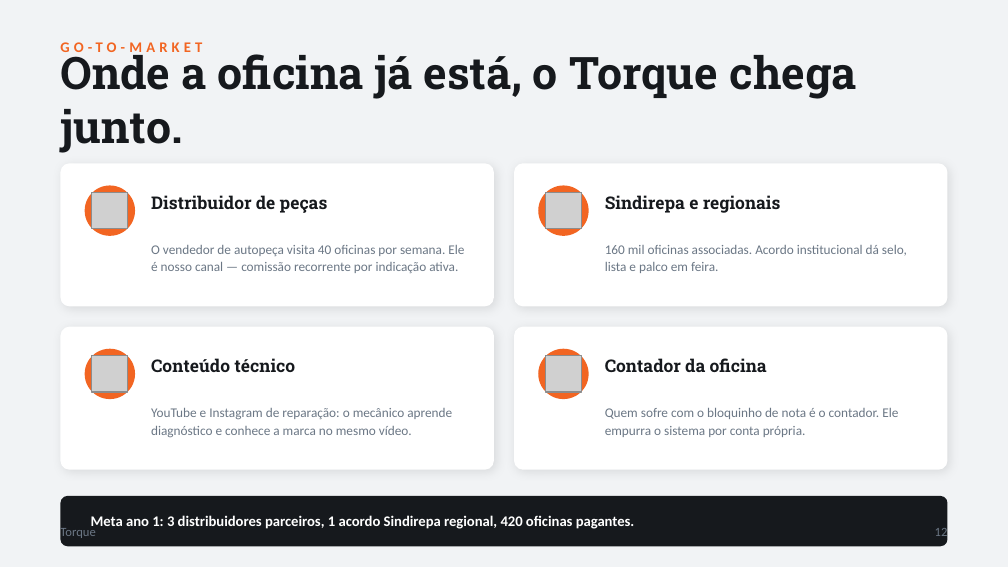
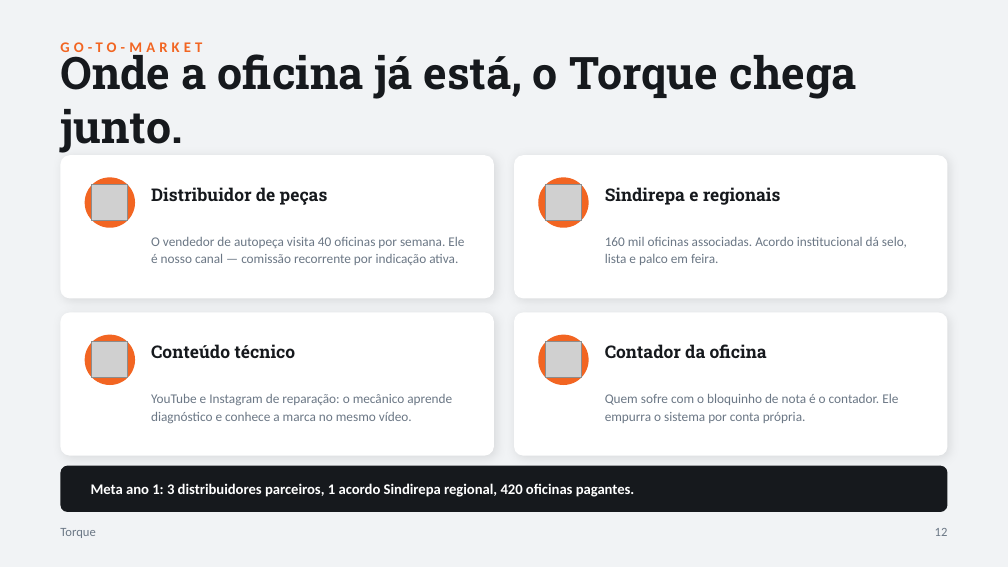
Before and after one commit to viviangitti/gss-academy-app, a slide deck: slide 12 of deck-torque/Torque-ERP-Oficinas.pptx. Drawn at 1008x567 pixels with LibreOffice and Linux fonts; fonts in the diff are those of the drawing; grey boxes stand for pictures. Boxes give left, top, right and bottom in pixels: in the first picture for what was removed or moved away, otherwise in the second. Text is boxed around its words. In the diff, an @@ line names an element or a change of style, - is before the commit and + after.

```diff
--- a/deck-torque/Torque-ERP-Oficinas.pptx
+++ b/deck-torque/Torque-ERP-Oficinas.pptx
@@ 4 texts, 2 pictures, 2 rounded rectangles, 2 ellipses moved together from (x1=60, y1=163, x2=948, y2=306) to (x1=60, y1=155, x2=948, y2=298) @@
@@ 4 texts, 2 pictures, 2 ellipses, 2 rounded rectangles moved together from (x1=60, y1=327, x2=948, y2=470) to (x1=60, y1=312, x2=948, y2=456) @@
@@ rounded rectangle resized from (x1=60, y1=496, x2=948, y2=546) to (x1=60, y1=466, x2=948, y2=512) @@
@@ rounded rectangle at (x1=60, y1=466, x2=948, y2=512): proportions changed @@
@@ text "Meta ano 1: 3 distribuidores ..." moved from (x1=91, y1=515, x2=635, y2=531) to (x1=91, y1=483, x2=635, y2=497) @@
```
Also in this commit, not shown: 5 other slides changed, 5 other files.
